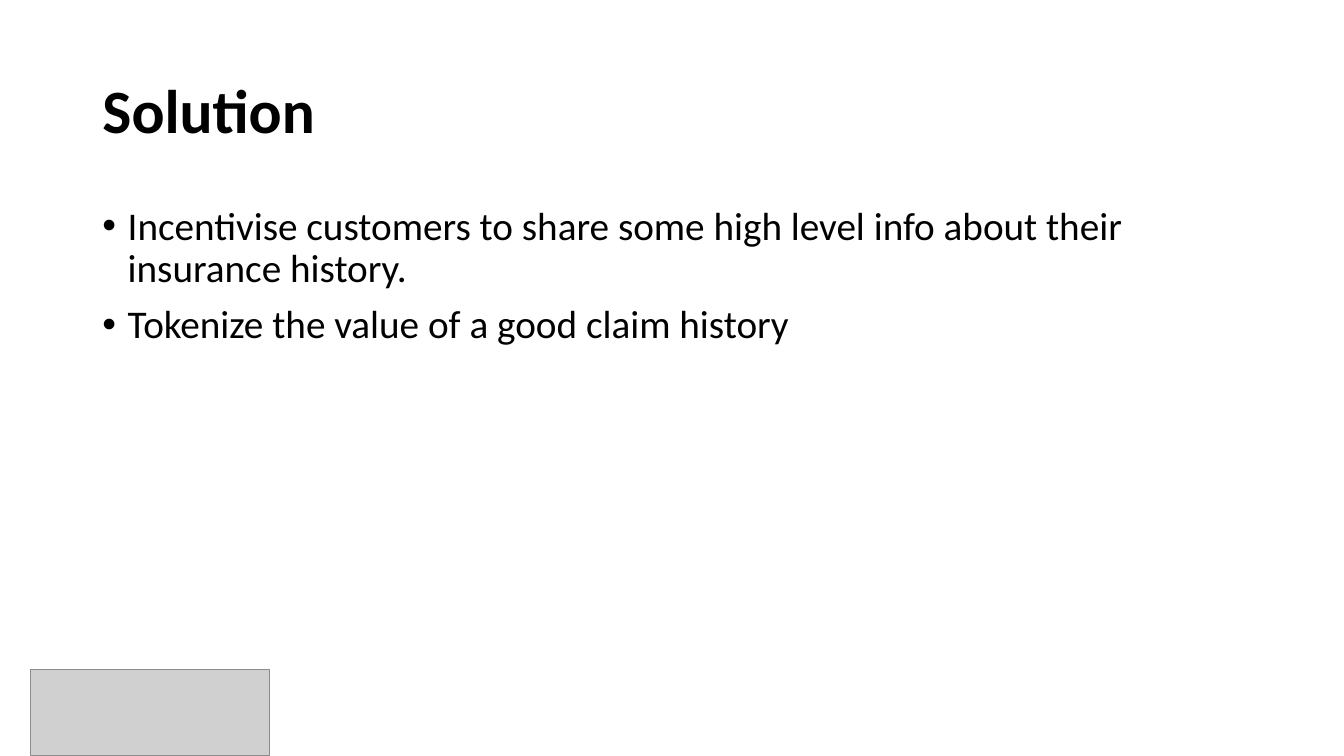
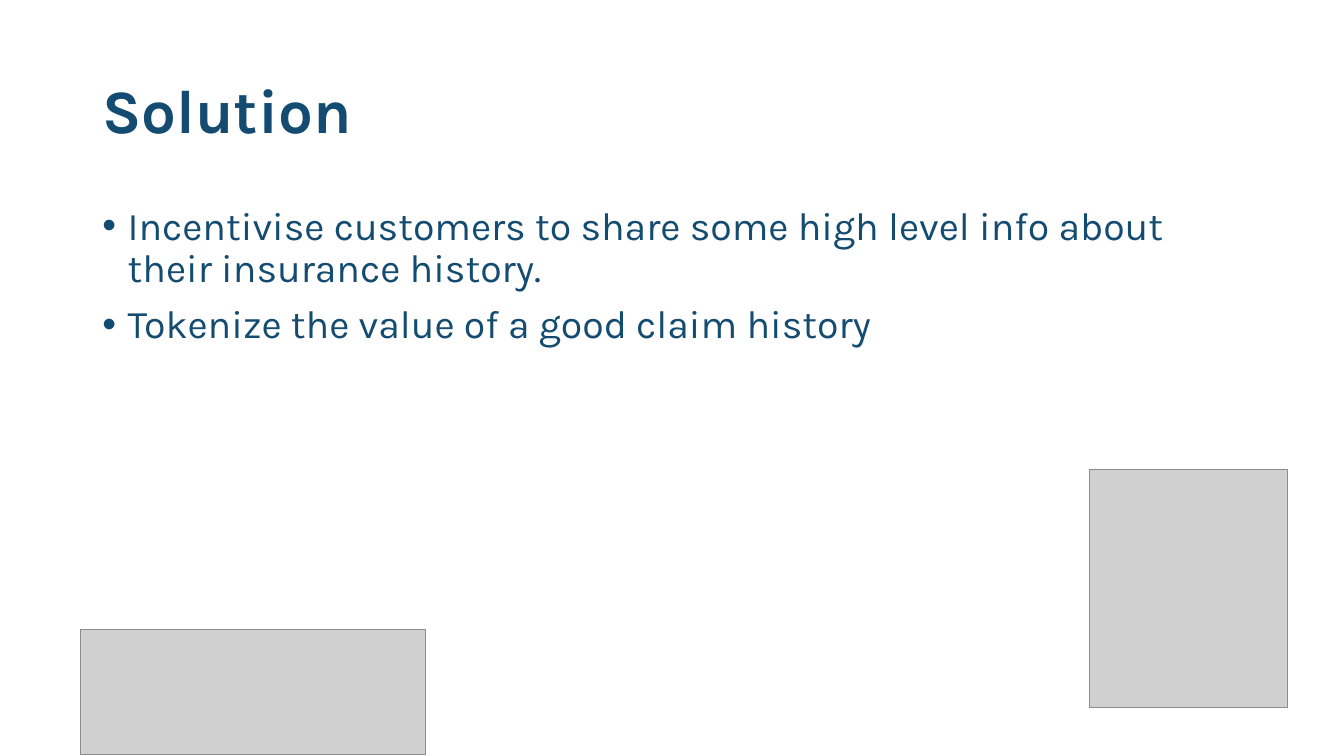
Before and after one commit to divsinghal/Claimless, a slide deck: slide 3 of Claimless - Pitch.pptx. Drawn at 1344x756 pixels with LibreOffice and Linux fonts; fonts in the diff are those of the drawing; grey boxes stand for pictures. Boxes give left, top, right and bottom in pixels: in the first picture for what was removed or moved away, otherwise in the second. Text is boxed around its words. In the diff, an @@ line names an element or a change of style, - is before the commit and + after.

Commit message:
tweak ppt design

```diff
--- a/Claimless - Pitch.pptx
+++ b/Claimless - Pitch.pptx
@@ title "Solution" at [102,89,351,134]: font Calibri to Karla, text colour #000000 to #144C71 @@
@@ text "Incentivise customers to share some ..." at [128,213,1164,348]: font Calibri to Karla, text colour #000000 to #144C71 @@
@@ picture added at [1090,470,1289,708] @@
@@ picture: place and size @@
-picture at [30,669,270,756]
+picture at [81,629,425,754]
```
Also in this commit, not shown: 3 other slides changed, 2 slides added, 2 slides removed.
